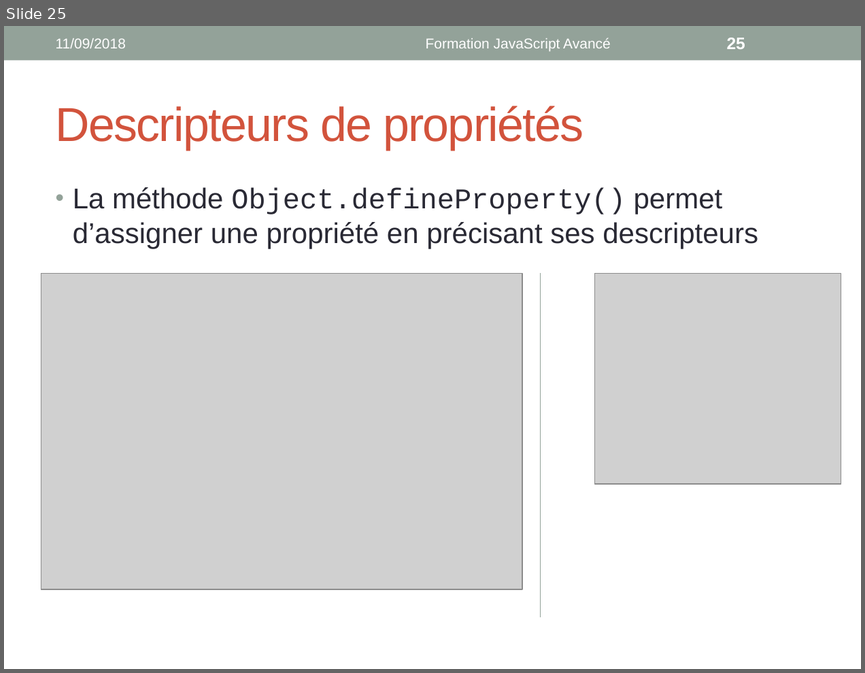
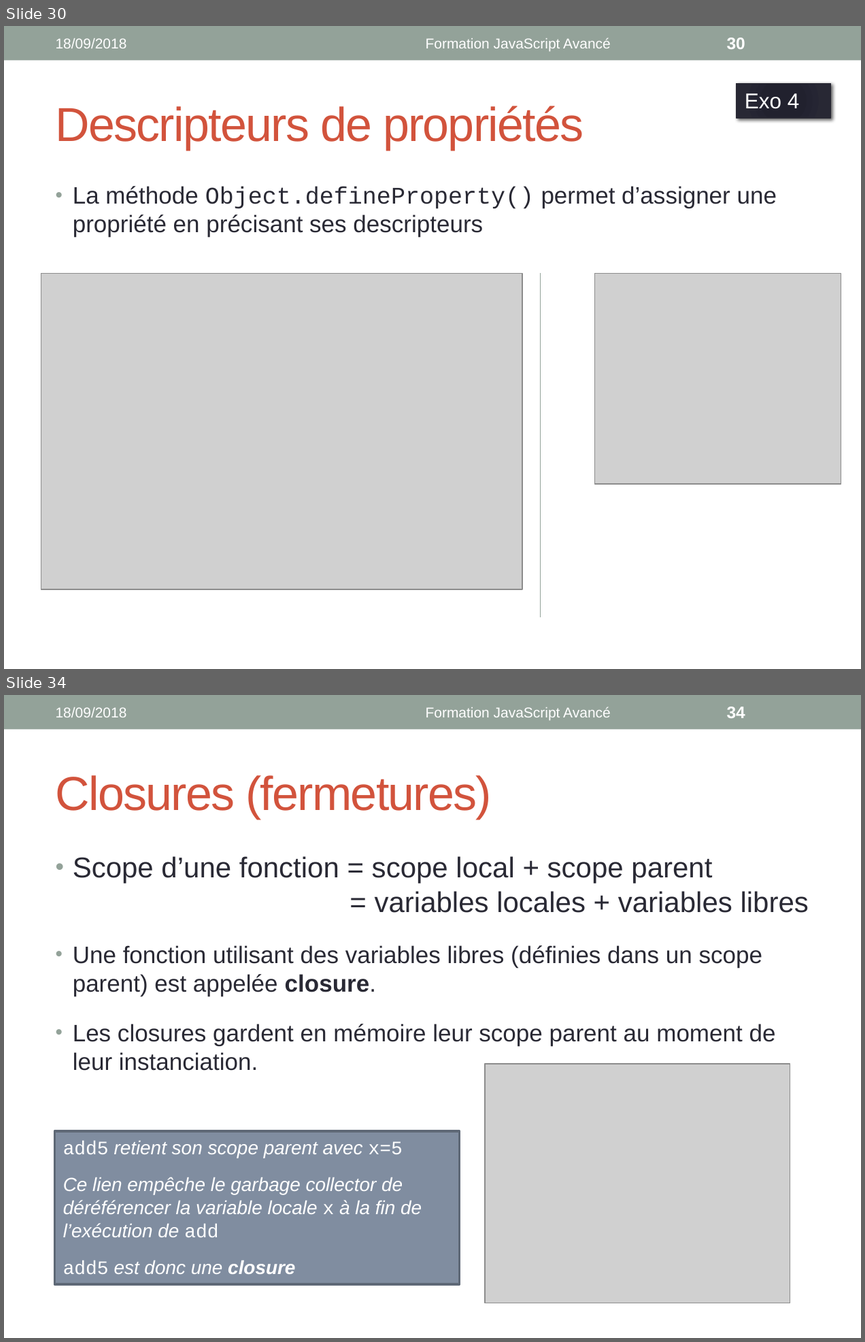
Before and after one commit to worldline/JS-Training, a slide deck: presenter_slides.pptx. Shown one above the other, each under a label of ours: slide 25 before the commit, slides 30 and 34 after it; the slides between them are not shown. The pictures are 865x673 and 865x1342 pixels, drawn with LibreOffice and Linux fonts; fonts in the diff are those of the drawing; grey boxes stand for pictures. Boxes give left, top, right and bottom in pixels: in the first picture for what was removed or moved away, otherwise in the second. Text is boxed around its words. In the diff, an @@ line names an element or a change of style, - is before the commit and + after.

```diff
--- a/presenter_slides.pptx
+++ b/presenter_slides.pptx
@@ slide 34 added at bbox=[4, 695, 861, 1338], background #FFFFFF; not listed: 1 template element that a slide beside it also shows @@
@@ text added at bbox=[56, 707, 127, 717], 12 pt, text #FFFFFF @@
+18/09/2018
@@ text added at bbox=[426, 707, 611, 720], 12 pt, text #FFFFFF @@
+Formation JavaScript Avancé
@@ page number added at bbox=[727, 707, 745, 718], 14 pt, text #FFFFFF, bold @@
+34
@@ title added at bbox=[56, 775, 492, 819], 40 pt, text #D2533C @@
+Closures (fermetures)
@@ text added at bbox=[73, 856, 808, 1070], 20 pt, text #292934 @@
+• Scope d’une fonction = scope local + scope parent
+  = variables locales + variables libres
+• Une fonction utilisant des variables libres (définies dans un scope parent) est appelée closure.
+• Les closures gardent en mémoire leur scope parent au moment de leur instanciation.
@@ picture added at bbox=[485, 1064, 789, 1302] @@
@@ rectangle added at bbox=[54, 1131, 459, 1284], fill #808DA0, outline #5F6876 2.08 pt, 16 pt, text #FFFFFF, italic @@
+add5 retient son scope parent avec x=5
+Ce lien empêche le garbage collector de déréférencer la variable locale x à la fin de l’exécution de add
+add5 est donc une closure
@@ what was slide 25 is now slide 30 @@
@@ slide 30 changed as well @@
@@ text at bbox=[56, 38, 127, 48]: text changed @@
-11/09/2018
+18/09/2018
@@ page number at bbox=[727, 38, 745, 49]: text changed @@
-25
+30
@@ rectangle added at bbox=[736, 83, 830, 118], fill gradient #21212F to #21212E to #252534 to #292934, outline #292934 0.75 pt, 18 pt, text #FFFFFF @@
+Exo 4
@@ text "La méthode Object.defineProperty() permet d’assigner ..." at bbox=[73, 186, 776, 237]: size 24 to 20 pt @@
```
Also in this commit, not shown: 30 other slides changed, 39 other slides added.
